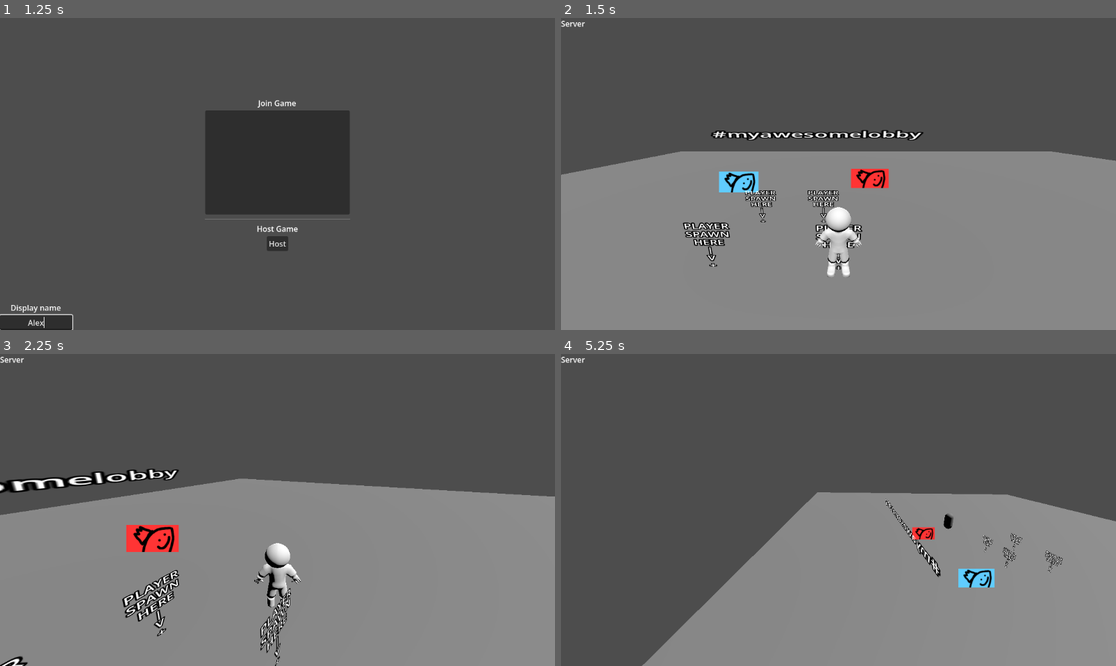
Above: before the commit, frames 1-4 (two rows, left to right).
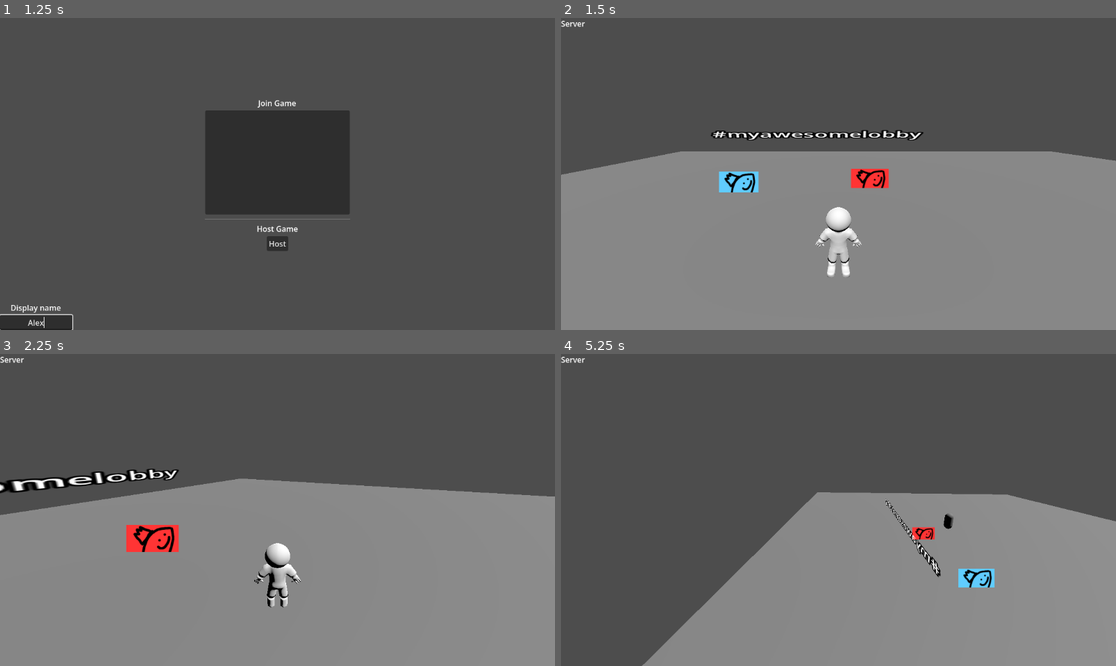
Above: after the commit, the same moments.

Repository: gmuGADIG/King-Fisher
Game: Godot game, scene res://ui/lobby_browser/lobby_browser.tscn
Two runs of this game, one before a commit and one after it. Both use one fixed random seed, a clock stepped at 60 frames per second and the inputs below. The engine's default icon, where the game draws it, is replaced by a stand-in: a white triangle on a blue panel in a dark square.
Inputs (mouse positions are in pixels of both pictures, inside the frame that each line leads up to):
- Up to frame 1 (1.25 s): click (38, 323) at 0.52 s; type "Alex" at 0.6 s
- Up to frame 2 (1.5 s): click "Host" at 1.25 s
- Up to frame 3 (2.25 s): tap Enter at 2 s; move the mouse to (305, 510) at 2.02 s; hold W (move_up) from 2.03 s (still down); hold \ (print_players) from 2.03 s (still down); click (305, 510) at 2.17 s
- Up to frame 4 (5.25 s): keep holding W (move_up); tap Space (jump) at 2.27, 3.02, 4.52 s; move the mouse to (810, 510) at 2.77 s; release \ (print_players) at 2.78 s; tap Tab (scoreboard) at 2.85 s; move the mouse to (849, 503) at 3.52 s; hold Right mouse button (use_item) 3.53-4.28 s; move the mouse to (832, 516) at 4.27 s; tap Ctrl at 4.35 s; click (832, 516) at 4.42 s; move the mouse to (877, 513) at 5.02 s; hold \ (print_players) from 5.03 s (still down)

Frame 1 is identical in both runs. In frame 2, 1.1% of the frame differs, in the area x 21-55%, y 55-81%; in frame 3, 1.3%, in the area x 0-53%, y 69-100%; in frame 4, 0.2%.

Commit message:
hide dev label

Diff:
--- a/systems/player_spawn_manager.gd
+++ b/systems/player_spawn_manager.gd
@@ -12,8 +12,8 @@
 			SpawnPoints.append(child)
 			# Overengineering for fun. Deletes the Label3D that shows where the spawn point is to devs.
 			# Delete these lines and the Label3D from the player_spawn_point.tscn scene if this is overkill.
-			#for grandchild in child.get_children():
-				#if grandchild is Label3D: grandchild.queue_free()
+			for grandchild in child.get_children():
+				if grandchild is Label3D: grandchild.queue_free()
 
 
 func get_safe_spawn_point() -> Vector3:
